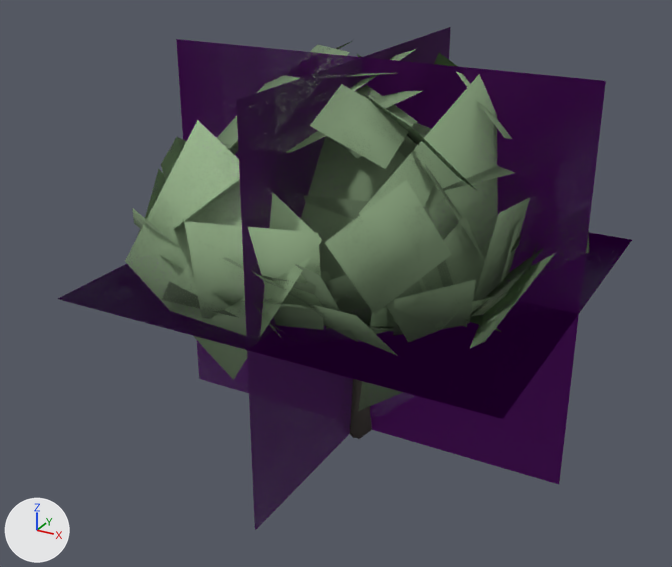
The glTF model data/models/board/vegetation/tree-broad.glb, before and after one commit.
Both versions are drawn from a camera (50 mm lens) standing at (30.2, -58.6, 41.6) and looking at (-1.7, -0.7, 12.7). Every picture has the same lights, and +X, +Y and +Z are marked at lower left. The picture after the commit comes second. Where no turn or scale is listed for an object, it has been applied to the vertices. Vertices at exactly the same position are counted once.

The scene before the commit, as lines of its bpy script (objects in view):
```python
ob_tree_broad_lod0_001 = bpy.data.objects.new('tree-broad-lod0.001', me_tree_broad_lod0)
ob_tree_broad_lod0_001.location = (0.0, 0.0, 0.0)
ob_tree_broad_lod1_001 = bpy.data.objects.new('tree-broad-lod1.001', me_tree_broad_lod1)
ob_tree_broad_lod1_001.location = (0.0, 0.0, 0.0)
ob_tree_broad_lod2_001 = bpy.data.objects.new('tree-broad-lod2.001', me_tree_broad_lod2)
ob_tree_broad_lod2_001.location = (0.0, 0.0, 0.0)
ob_tree_broad_lod3_001 = bpy.data.objects.new('tree-broad-lod3.001', me_tree_broad_lod3)
ob_tree_broad_lod3_001.location = (0.0, 0.0, 0.0)
```
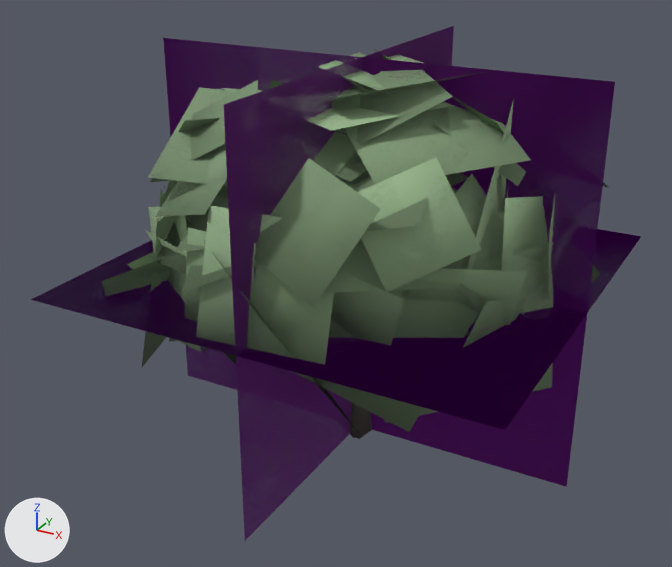
Changed parts and their boxes (x1, y1, x2, y2) in the pictures (672 x 567 px; the box of a moved part takes in the faces that stretch with it):
'tree-broad-lod3.001', reshaped (6% wider): before (58, 27, 632, 530); after (31, 26, 641, 540)
'tree-broad-lod0.001', reshaped (9% wider): before (132, 40, 589, 439); after (102, 52, 601, 439)
'tree-broad-lod1.001', reshaped (14% wider): before (132, 49, 555, 438); after (127, 67, 610, 438)
'tree-broad-lod2.001', reshaped (9% taller): before (125, 74, 563, 428); after (142, 49, 574, 434)
part 1 of me_tree_broad_lod0, moved or reshaped: before (132, 41, 589, 345); after (102, 52, 601, 355)
part 2 of me_tree_broad_lod0, recoloured: before (136, 53, 586, 340); after (163, 163, 554, 355)
part 3 of me_tree_broad_lod0, recoloured: before (162, 44, 534, 344); after (102, 52, 562, 346)
part 4 of me_tree_broad_lod0, recoloured: before (132, 41, 589, 345); after (155, 58, 601, 327)
part 5 of me_tree_broad_lod1, rebuilt (45% taller): before (184, 221, 324, 330); after (195, 206, 339, 365)
part 6 of me_tree_broad_lod1, rebuilt: before (278, 49, 416, 110); after (271, 67, 347, 88)
part 7 of me_tree_broad_lod1, rebuilt (not visible afterwards): before (358, 280, 462, 411)
part 8 of me_tree_broad_lod1, rebuilt: before (391, 123, 431, 160); after (285, 116, 439, 182)
part 9 of me_tree_broad_lod1, deleted (mostly hidden): before (162, 54, 539, 356)
part 10 of me_tree_broad_lod1, moved or reshaped (mostly hidden before): before (132, 137, 555, 349); after (127, 67, 610, 432)
part 11 of me_tree_broad_lod2, moved or reshaped: before (340, 377, 370, 428); after (341, 390, 355, 422)
part 12 of me_tree_broad_lod2, moved or reshaped: before (125, 74, 555, 380); after (142, 49, 556, 423)
part 13 of me_tree_broad_lod2, recoloured: before (225, 91, 555, 316); after (162, 118, 469, 422)
part 14 of me_tree_broad_lod2, recoloured: before (163, 74, 535, 291); after (169, 99, 556, 342)
part 15 of me_tree_broad_lod2, recoloured: before (238, 100, 467, 327); after (142, 49, 554, 423)
part 16 of me_tree_broad_lod2, recoloured: before (125, 120, 322, 380); after (379, 205, 551, 422)

Patch to the scene script:
```diff
--- a/data/models/board/vegetation/tree-broad.glb.py
+++ b/data/models/board/vegetation/tree-broad.glb.py
@@ me_tree_broad_lod0 @@
-me_tree_broad_lod0.from_pydata(...)  # 878 vertices, 664 faces; spans x -16.1..16.9, y -15.4..16.1, z 0.0..30.0
+me_tree_broad_lod0.from_pydata(...)  # 878 vertices, 664 faces; spans x -17.4..17.5, y -16.7..16.8, z 0.0..30.0
+# me_tree_broad_lod0 part 1: 632 of 878 vertices moved; they spanned x -16.1..16.9, y -15.4..16.1, z 9.2..30.0 and now span x -17.4..17.5, y -16.7..16.8, z 7.5..30.0; mean shift (0.0, 1.0, 0.3); largest move (-12.7, -9.4, 16.7) -> (17.5, 2.8, 16.2)
+# me_tree_broad_lod0 part 2: 150 faces centred in x -13.0..13.0, y -11.9..13.7, z 12.1..28.8 are repainted in the vertex colours; the middle colour goes from greyish green #90ab84 to greyish green #92ad86
+# me_tree_broad_lod0 part 3: 95 faces centred in x -12.6..12.2, y -12.1..11.2, z 11.7..28.7 are repainted in the vertex colours; the middle colour goes from greyish green #91ac85 to green #b2d3a4
+# me_tree_broad_lod0 part 4: 67 faces centred in x -13.7..14.6, y -13.1..14.6, z 12.0..28.4 are repainted in the vertex colours; the middle colour goes from green #b0d0a2 to greyish green #a0be93
 me_tree_broad_lod0.materials.append(mat_bark)
@@ me_tree_broad_lod1 @@
-me_tree_broad_lod1.from_pydata(...)  # 281 vertices, 190 faces; spans x -16.1..15.4, y -16.1..14.0, z 0.0..30.0
+me_tree_broad_lod1.from_pydata(...)  # 272 vertices, 178 faces; spans x -14.7..16.1, y -15.9..17.4, z 0.0..30.0
+# me_tree_broad_lod1 part 5: the loose piece of 4 vertices spanning x -4.8..4.1, y -16.1..-10.9, z 14.3..22.3 is rebuilt with 4 vertices and now spans x -3.8..5.4, y -15.9..-12.7, z 13.6..22.6
+# me_tree_broad_lod1 part 6: the loose piece of 4 vertices spanning x -7.1..1.9, y -3.5..6.5, z 25.3..30.0 is rebuilt with 4 vertices and now spans x -8.7..2.2, y -2.8..7.8, z 25.7..28.8
+# me_tree_broad_lod1 part 7: the loose piece of 4 vertices spanning x 4.7..10.3, y -10.4..-1.3, z 7.6..16.6 is rebuilt with 4 vertices and now spans x -1.2..11.6, y -9.4..1.7, z 6.6..16.5
+# me_tree_broad_lod1 part 8: the loose piece of 4 vertices spanning x -2.2..8.0, y -4.9..5.6, z 24.1..28.5 is rebuilt with 4 vertices and now spans x -7.3..6.8, y -8.5..4.9, z 23.9..28.1
+# me_tree_broad_lod1 part 9: 21 loose pieces with 84 vertices, spanning x -9.6..12.7, y -15.0..14.0, z 6.4..29.3, are deleted
+# me_tree_broad_lod1 part 10: 1 vertex moved within x 9.4, y 4.0, z 14.4; 96 vertices removed from x -16.1..15.4, y -14.0..13.0, z 7.5..25.6; 171 vertices added at x -14.7..16.1, y -15.8..17.4, z 4.5..30.0
+# other edits to the shape of me_tree_broad_lod1 do not show in these pictures
 me_tree_broad_lod1.materials.append(mat_bark)
@@ me_tree_broad_lod2 @@
-me_tree_broad_lod2.from_pydata(...)  # 91 vertices, 58 faces; spans x -16.6..14.3, y -14.4..16.0, z 0.0..30.0
+me_tree_broad_lod2.from_pydata(...)  # 91 vertices, 58 faces; spans x -18.4..15.8, y -18.0..20.1, z 0.0..30.0
+# me_tree_broad_lod2 part 11: the loose piece of 9 vertices spanning x -1.8..1.2, y -1.4..1.7, z 0.0..9.0 is scaled about the mesh origin by 0.945
+# me_tree_broad_lod2 part 12: 64 of 91 vertices moved; they spanned x -16.6..14.3, y -14.4..16.0, z 6.4..30.0 and now span x -18.4..15.8, y -18.0..20.1, z 5.0..30.0; mean shift (0.1, 0.1, -1.0); largest move (-16.0, -2.5, 16.6) -> (2.9, 20.1, 10.3)
+# me_tree_broad_lod2 part 13: 9 faces centred in x -6.3..12.3, y -5.7..5.2, z 10.8..26.0 are repainted in the vertex colours; the middle colour goes from greyish green #98b58c to greyish green #99b58c
+# me_tree_broad_lod2 part 14: 10 faces centred in x -12.6..11.0, y -6.6..10.6, z 15.1..26.1 are repainted in the vertex colours; the middle colour goes from green #b0d0a2 to greyish green #9fbd92
+# me_tree_broad_lod2 part 15: 7 faces centred in x -6.9..6.8, y -8.9..12.3, z 15.2..24.9 are repainted in the vertex colours; the middle colour goes from greyish green #97b48b to green #bbddac
+# me_tree_broad_lod2 part 16: 6 faces centred in x -12.9..4.1, y -13.1..11.8, z 16.3..23.2 are repainted in the vertex colours; the middle colour goes from green #baddab to green #b5d7a7
+# other edits to the shape of me_tree_broad_lod2 do not show in these pictures
 me_tree_broad_lod2.materials.append(mat_bark)
@@ me_tree_broad_lod3 @@
-me_tree_broad_lod3.from_pydata(...)  # 12 vertices, 6 faces; spans x -16.1..16.9, y -15.4..16.1, z 0.0..30.0
+me_tree_broad_lod3.from_pydata(...)  # 12 vertices, 6 faces; spans x -17.4..17.5, y -16.7..16.8, z 0.0..30.0
+# me_tree_broad_lod3 part 17: 12 of 12 vertices moved; they spanned x -16.1..16.9, y -15.4..16.1, z 0.0..30.0 and now span x -17.4..17.5, y -16.7..16.8, z 0.0..30.0; mean shift (-0.2, -0.2, 0.1)
 me_tree_broad_lod3.materials.append(mat_impostor)
```
